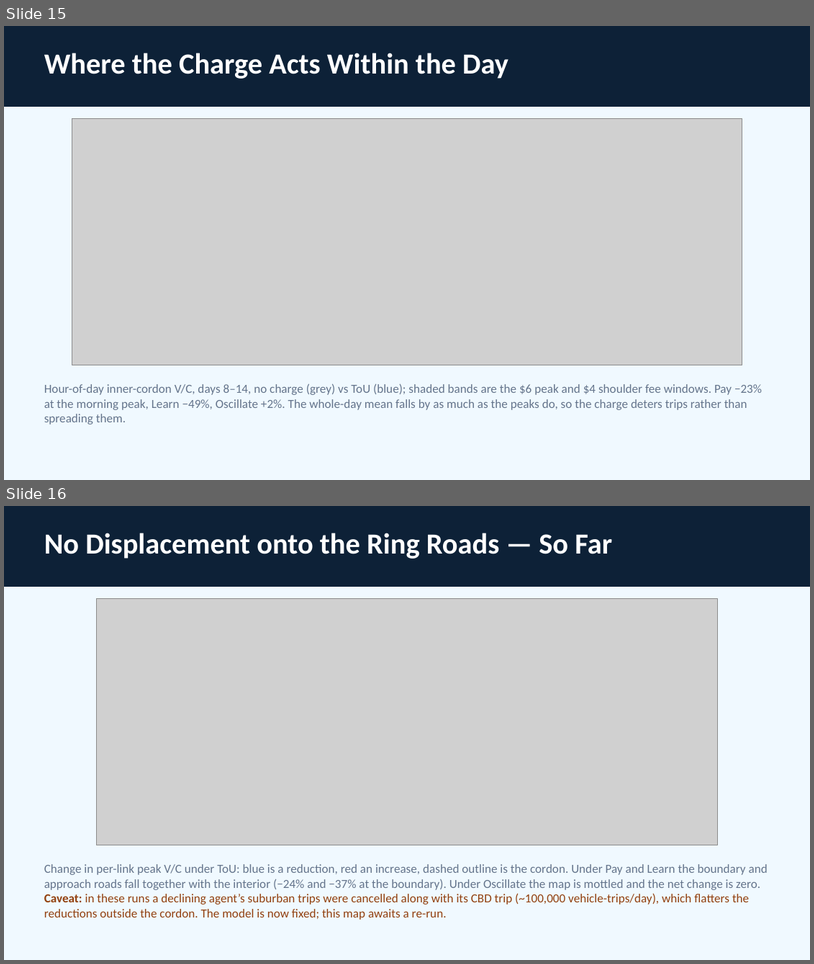
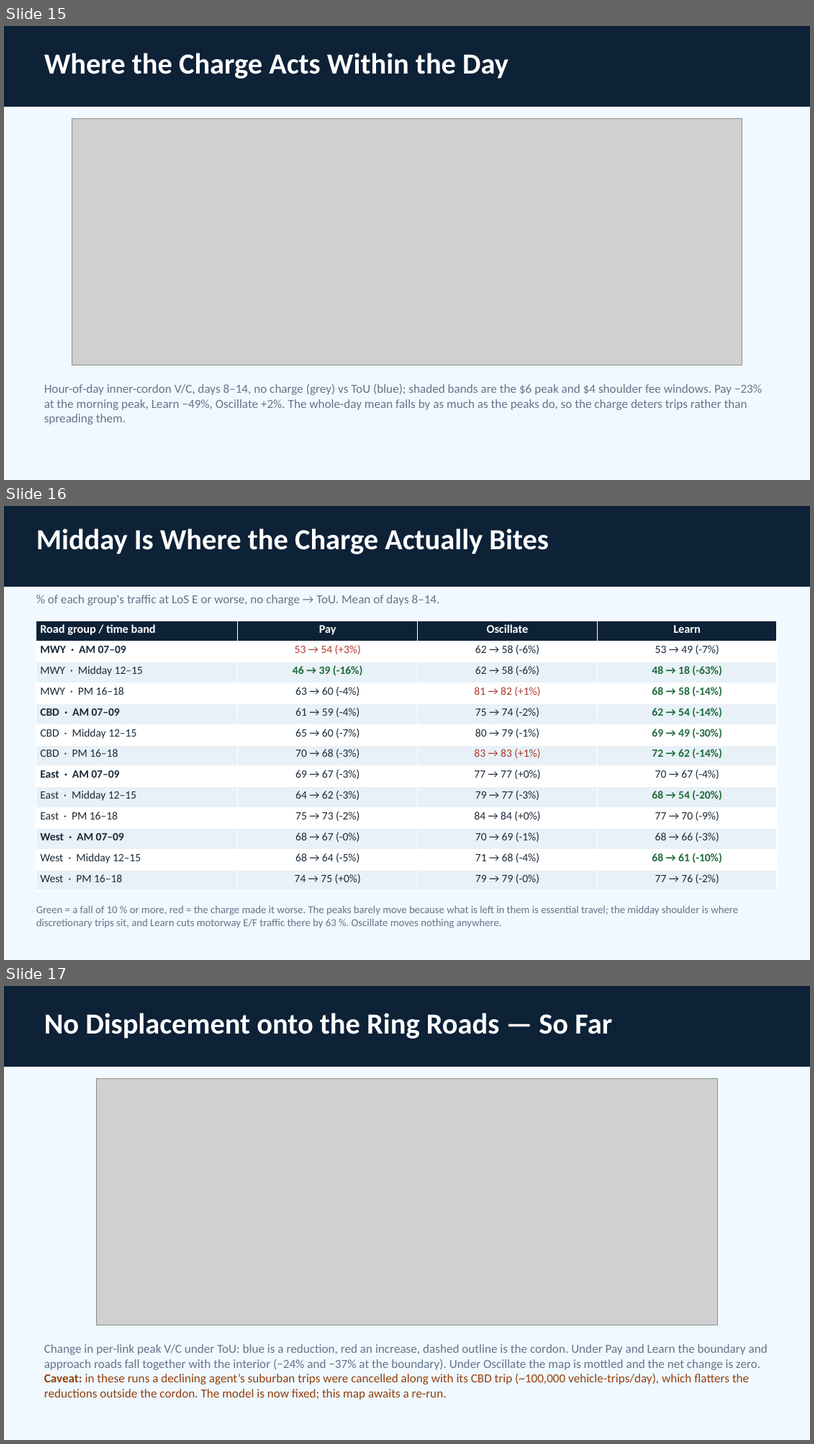
Before and after one commit to dataandcrowd/SSC2026, a slide deck: presentation/SSC2026_presentation.pptx. Shown one above the other, each under a label of ours: slides 15 and 16 before the commit, slides 15, 16 and 17 after it. The pictures are 814x964 and 814x1444 pixels, drawn with LibreOffice and Linux fonts; fonts in the diff are those of the drawing; grey boxes stand for pictures. Boxes give left, top, right and bottom in pixels: in the first picture for what was removed or moved away, otherwise in the second. Text is boxed around its words. In the diff, an @@ line names an element or a change of style, - is before the commit and + after.

Commit message:
update slides and plots

```diff
--- a/presentation/SSC2026_presentation.pptx
+++ b/presentation/SSC2026_presentation.pptx
@@ slide 16 added at (x1=4, y1=506, x2=810, y2=960), background #F0F9FF @@
@@ rectangle added at (x1=4, y1=506, x2=810, y2=587), fill #0D2137 @@
@@ text added at (x1=36, y1=528, x2=549, y2=554), 26 pt, text #FFFFFF, bold @@
+Midday Is Where the Charge Actually Bites
@@ text added at (x1=48, y1=595, x2=440, y2=605), 11 pt, text #64748B @@
+% of each group's traffic at LoS E or worse, no charge → ToU. Mean of days 8–14.
@@ table added at (x1=36, y1=620, x2=777, y2=890), 13 rows, 4 columns @@
+Road group / time band | Pay | Oscillate | Learn
+MWY · AM 07–09 | 53 → 54 (+3%) | 62 → 58 (-6%) | 53 → 49 (-7%)
+MWY · Midday 12–15 | 46 → 39 (-16%) | 62 → 58 (-6%) | 48 → 18 (-63%)
+MWY · PM 16–18 | 63 → 60 (-4%) | 81 → 82 (+1%) | 68 → 58 (-14%)
+CBD · AM 07–09 | 61 → 59 (-4%) | 75 → 74 (-2%) | 62 → 54 (-14%)
+CBD · Midday 12–15 | 65 → 60 (-7%) | 80 → 79 (-1%) | 69 → 49 (-30%)
+CBD · PM 16–18 | 70 → 68 (-3%) | 83 → 83 (+1%) | 72 → 62 (-14%)
+East · AM 07–09 | 69 → 67 (-3%) | 77 → 77 (+0%) | 70 → 67 (-4%)
+East · Midday 12–15 | 64 → 62 (-3%) | 79 → 77 (-3%) | 68 → 54 (-20%)
+East · PM 16–18 | 75 → 73 (-2%) | 84 → 84 (+0%) | 77 → 70 (-9%)
+West · AM 07–09 | 68 → 67 (-0%) | 70 → 69 (-1%) | 68 → 66 (-3%)
+West · Midday 12–15 | 68 → 64 (-5%) | 71 → 68 (-4%) | 68 → 61 (-10%)
+West · PM 16–18 | 74 → 75 (+0%) | 79 → 79 (-0%) | 77 → 76 (-2%)
@@ text added at (x1=36, y1=906, x2=738, y2=928), 9.5 pt, text #64748B @@
+Green = a fall of 10 % or more, red = the charge made it worse. The peaks barely move because what is left in them is essential travel; the midday shoulder is where discretionary trips sit, and Learn cuts motorway E/F traffic there by 63 %. Oscillate moves nothing anywhere.
@@ what was slide 16 is now slide 17 @@
```
Also in this commit, not shown: 4 other files.
